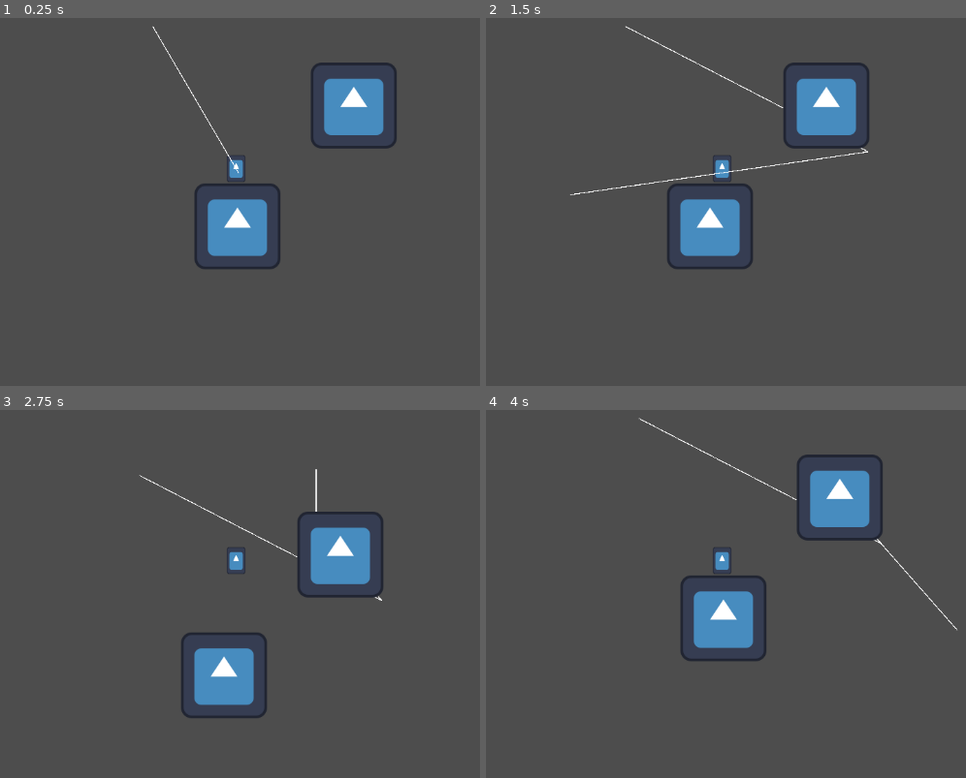
Above: before the commit, frames 1-4 (two rows, left to right).
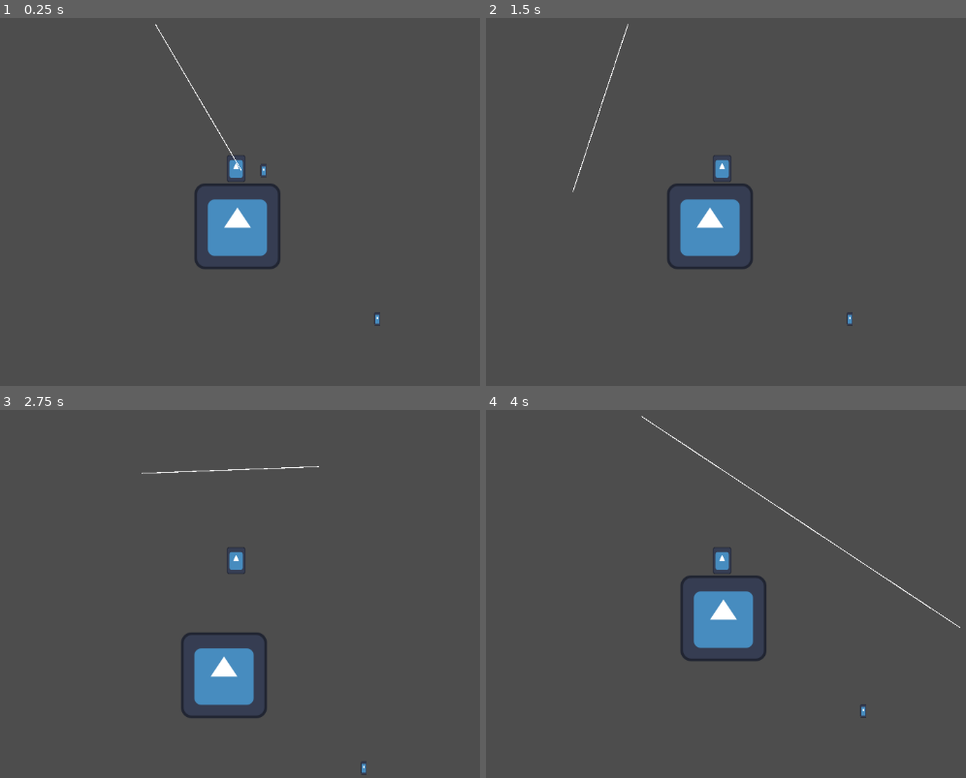
Above: after the commit, the same moments.

Repository: tastifulback/kelompok-2
Game: Godot game, scene res://scenes/main.tscn
Same seed, same stepped clock (60 frames per second), same inputs: the game is played once before the commit and once after it. The engine's default icon, where the game draws it, is replaced by a stand-in: a white triangle on a blue panel in a dark square.
Inputs (mouse positions are in pixels of both pictures, inside the frame that each line leads up to):
- Up to frame 1 (0.25 s): no input
- Up to frame 2 (1.5 s): tap Enter at 0.5 s; move the mouse to (894, 146) at 0.52 s; tap A (a) at 0.6 s; tap D (d) at 0.8, 1.35 s; tap Space at 1.25 s; move the mouse to (567, 190) at 1.27 s
- Up to frame 3 (2.75 s): tap S (s) at 1.55, 2.1 s; tap Enter at 2 s; move the mouse to (312, 465) at 2.02 s; tap W (w) at 2.3 s
- Up to frame 4 (4 s): move the mouse to (682, 649) at 2.77 s; tap W (w) at 2.85 s; tap A (a) at 3.05, 3.6 s; tap Space at 3.5 s; move the mouse to (956, 627) at 3.52 s; tap D (d) at 3.8 s

The runs differ from the first frame. In frame 1, 2.8% of the frame differs, in the area x 31-83%, y 1-84%; in frame 2, 3.0%; in frame 3, 2.9%; in frame 4, 3.0%, in the area x 31-99%, y 1-84%.

Commit message:
STRING REWORK

Diff:
--- a/code/area_2d.gd
+++ b/code/area_2d.gd
@@ -1,11 +1,28 @@
-extends StaticBody2D
+extends CharacterBody2D
 class_name test
-
-# Called when the node enters the scene tree for the first time.
-func _ready() -> void:
-	pass # Replace with function body.
+@onready var area = $Area2D
+@onready var hitmark = false
+const SPEED = 300.0
+const JUMP_VELOCITY = -400.0
 
 
-# Called every frame. 'delta' is the elapsed time since the previous frame.
-func _process(_delta: float) -> void:
+func _physics_process(delta: float) -> void:
 	pass
+
+
+
+func onHit() -> bool:
+	if hitmark == false:
+		hitmark = true
+		return false
+	else:
+		return true
+
+
+
+
+
+
+func _on_area_2d_body_entered(body: Node2D) -> void:
+	if body is player:
+		queue_free()
--- a/code/player.gd
+++ b/code/player.gd
@@ -1,5 +1,5 @@
 extends CharacterBody2D
-
+class_name player
 
 const SPEED = 300.0
 const JUMP_VELOCITY = -400.0
--- a/code/string.gd
+++ b/code/string.gd
@@ -1,4 +1,5 @@
 extends Line2D
+class_name string
 @onready var ray = $RayCast2D
 @onready var hitmark = false
 # Called when the node enters the scene tree for the first time.
@@ -18,8 +19,7 @@
 
 		if target is test:
 			var hit = to_local(ray.get_collision_point())
-			if hitmark == false:
-				hitmark = true
+			if !target.onHit():
+
 				add_point(hit)
 				print("added")
-	else : hitmark = false
--- a/scenes/area_2d.tscn
+++ b/scenes/area_2d.tscn
@@ -1,17 +1,28 @@
 [gd_scene format=3 uid="uid://bwgiolrkbsuet"]
 
-[ext_resource type="Script" uid="uid://cw718fkwx88x" path="res://code/area_2d.gd" id="1_nhxoo"]
+[ext_resource type="Script" uid="uid://cympcf227sak7" path="res://code/area_2d.gd" id="1_nhxoo"]
 [ext_resource type="Texture2D" uid="uid://cnfeweppdkth1" path="res://assets/spriites/icon.svg" id="1_svk5y"]
 
-[sub_resource type="RectangleShape2D" id="RectangleShape2D_nhxoo"]
-size = Vector2(129, 134)
+[sub_resource type="RectangleShape2D" id="RectangleShape2D_k2gm0"]
 
-[node name="StaticBody2D" type="StaticBody2D" unique_id=1638314250]
+[sub_resource type="RectangleShape2D" id="RectangleShape2D_5ieuq"]
+size = Vector2(9, 20)
+
+[node name="CharacterBody2D" type="CharacterBody2D" unique_id=1606392763]
 script = ExtResource("1_nhxoo")
 
-[node name="Sprite2D" type="Sprite2D" parent="." unique_id=1200544911]
+[node name="Sprite2D" type="Sprite2D" parent="." unique_id=1532004240]
+position = Vector2(1.1920929e-07, 0)
+scale = Vector2(0.07031249, 0.15624999)
 texture = ExtResource("1_svk5y")
 
-[node name="CollisionShape2D" type="CollisionShape2D" parent="." unique_id=1834292609]
-position = Vector2(-1.5, 0)
-shape = SubResource("RectangleShape2D_nhxoo")
+[node name="Area2D" type="Area2D" parent="." unique_id=1198098201]
+
+[node name="CollisionShape2D" type="CollisionShape2D" parent="Area2D" unique_id=1885053225]
+shape = SubResource("RectangleShape2D_k2gm0")
+
+[node name="CollisionShape2D" type="CollisionShape2D" parent="." unique_id=1486679435]
+shape = SubResource("RectangleShape2D_5ieuq")
+
+[connection signal="mouse_entered" from="." to="." method="_on_mouse_entered"]
+[connection signal="body_entered" from="Area2D" to="." method="_on_area_2d_body_entered"]
--- a/scenes/main.tscn
+++ b/scenes/main.tscn
@@ -6,7 +6,6 @@
 [ext_resource type="PackedScene" uid="uid://bwgiolrkbsuet" path="res://scenes/area_2d.tscn" id="4_jyhfs"]
 
 [node name="Main" type="Node2D" unique_id=5145037]
-position = Vector2(0, 1)
 
 [node name="player" parent="." unique_id=145659285 instance=ExtResource("1_o5qli")]
 process_mode = 1
@@ -16,7 +15,10 @@
 position = Vector2(129, 304)
 
 [node name="Line2D" parent="." unique_id=755618925 instance=ExtResource("3_sugp2")]
-position = Vector2(4, 6)
+position = Vector2(8, 3)
+
+[node name="Area2D2" parent="." unique_id=1606392763 instance=ExtResource("4_jyhfs")]
+position = Vector2(338, 442)
 
 [node name="Area2D" parent="." unique_id=1174977033 instance=ExtResource("4_jyhfs")]
-position = Vector2(303, 124)
+position = Vector2(169, 221)
Not shown, changed: code/area_2d.gd.uid
